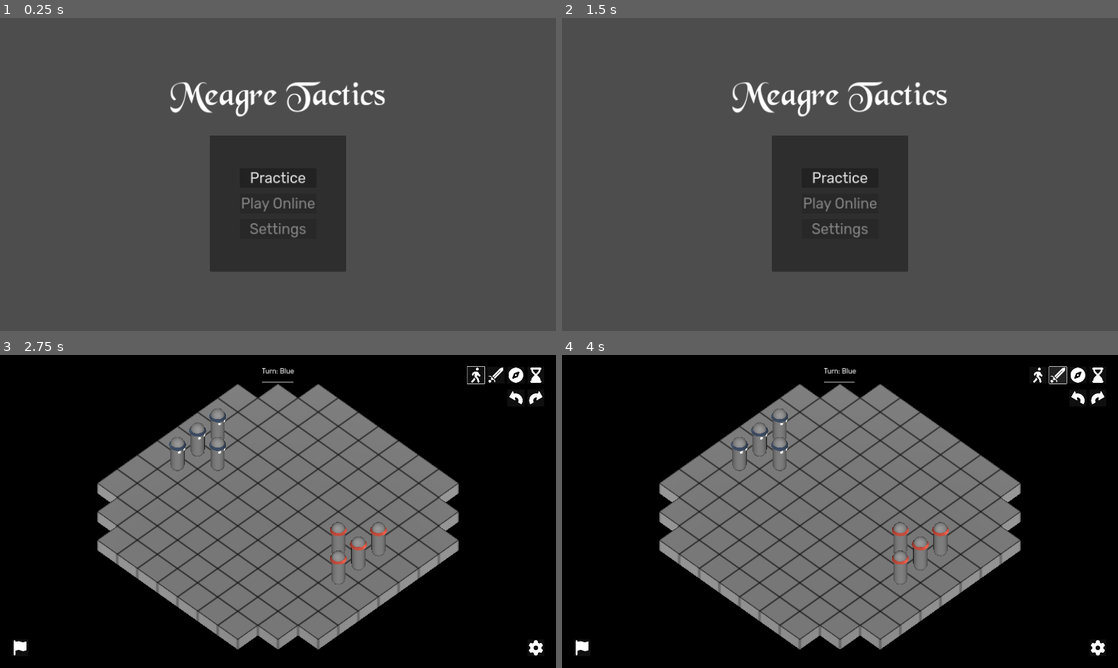
Above: before the commit, frames 1-4 (two rows, left to right).
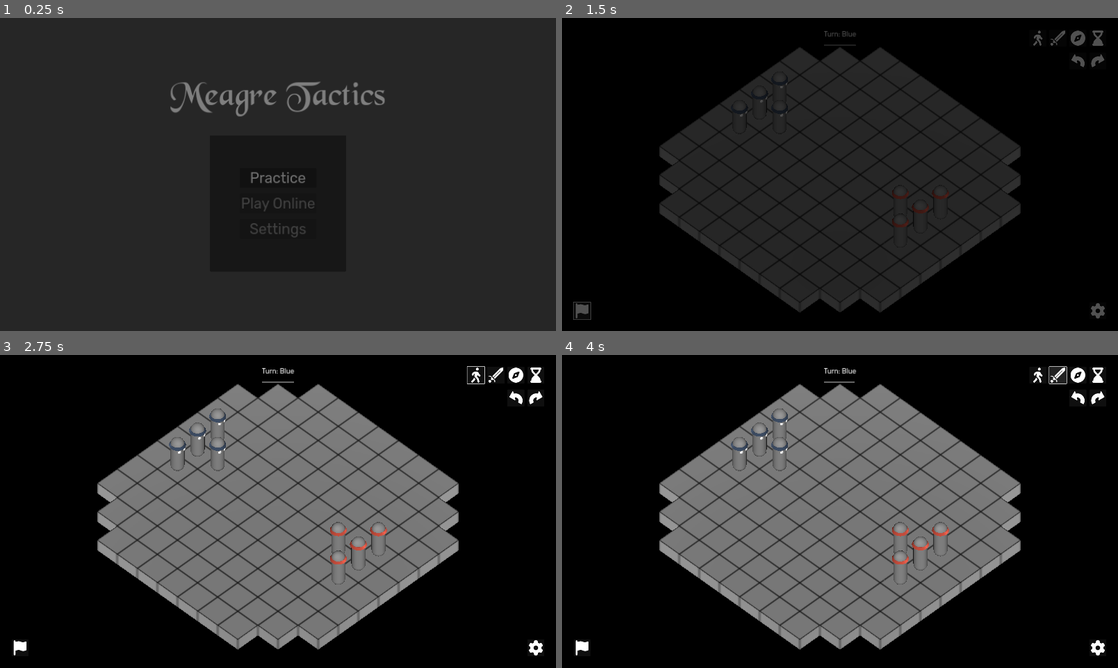
Above: after the commit, the same moments.

Repository: telmotrooper/meagre-tactics
Game: Godot game, scene res://ui/title_screen.tscn
The game is run twice, just before and just after one commit, with the same random seed, the same clock (stepped at 60 frames per second) and the same inputs.
Inputs (mouse positions are in pixels of both pictures, inside the frame that each line leads up to):
- Up to frame 1 (0.25 s): no input
- Up to frame 2 (1.5 s): click "Practice" at 0.5 s; click (584, 312) at 1.25 s
- Up to frame 3 (2.75 s): click "Practice" at 2 s
- Up to frame 4 (4 s): click (1040, 373) at 2.75 s; click (1056, 373) at 3.5 s

The runs differ from the first frame. In frame 1, 90% of the frame differs, in the area x 0-100%, y 0-100%; in frame 2, 90%; in frame 3, less than 0.1%; in frame 4, less than 0.1%.

Commit message:
added scene transitions

Diff:
--- a/autoload/game_state.gd
+++ b/autoload/game_state.gd
@@ -25,6 +25,3 @@
 func play_sound(audio_stream: AudioStream) -> void:
 	$AudioStreamPlayer.stream = audio_stream
 	$AudioStreamPlayer.play()
-
-func change_scene(path: String) -> void:
-	get_tree().change_scene_to_file(path)
--- /dev/null
+++ b/autoload/scene_changer.gd
@@ -0,0 +1,29 @@
+extends Control
+
+signal faded_in
+signal faded_out
+
+@export var duration = 0.5 # seconds
+
+func _ready() -> void:
+	fade_in()
+
+func change_scene(path: String) -> void:
+	fade_out()
+	await faded_out
+	get_tree().change_scene_to_file(path)
+	fade_in()
+
+func fade_in() -> void:
+	var tween = create_tween()
+	tween.tween_property($ColorRect, "modulate", Color(0,0,0,0), duration) # transparent
+	tween.tween_callback(func():
+		hide()
+		faded_in.emit()
+	)
+
+func fade_out() -> void:
+	show()
+	var tween = create_tween()
+	tween.tween_property($ColorRect, "modulate", Color(0,0,0,1), duration) # black
+	tween.tween_callback(func(): faded_out.emit())
--- /dev/null
+++ b/autoload/scene_changer.tscn
@@ -0,0 +1,24 @@
+[gd_scene load_steps=2 format=3 uid="uid://ckvef5vjpsbxc"]
+
+[ext_resource type="Script" path="res://autoload/scene_changer.gd" id="1_ydwj2"]
+
+[node name="SceneChanger" type="Control"]
+z_index = 4096
+layout_mode = 3
+anchors_preset = 15
+anchor_right = 1.0
+anchor_bottom = 1.0
+grow_horizontal = 2
+grow_vertical = 2
+mouse_filter = 2
+script = ExtResource("1_ydwj2")
+
+[node name="ColorRect" type="ColorRect" parent="."]
+layout_mode = 1
+anchors_preset = 15
+anchor_right = 1.0
+anchor_bottom = 1.0
+grow_horizontal = 2
+grow_vertical = 2
+mouse_filter = 2
+color = Color(0, 0, 0, 1)
--- a/project.godot
+++ b/project.godot
@@ -17,6 +17,7 @@
 
 [autoload]
 
+SceneChanger="*res://autoload/scene_changer.tscn"
 GameState="*res://autoload/game_state.tscn"
 
 [display]
--- a/ui/title_screen.gd
+++ b/ui/title_screen.gd
@@ -3,4 +3,4 @@
 @export var practice_scene: PackedScene
 
 func _on_practice_button_pressed() -> void:
-	get_tree().change_scene_to_packed(practice_scene)
+	SceneChanger.change_scene(practice_scene.get_path())
--- a/ui/ui.gd
+++ b/ui/ui.gd
@@ -40,4 +40,4 @@
 	GameState.end_turn()
 
 func _on_surrender_button_pressed() -> void:
-	GameState.change_scene(GameState.TITLE_SCREEN)
+	SceneChanger.change_scene(GameState.TITLE_SCREEN)
